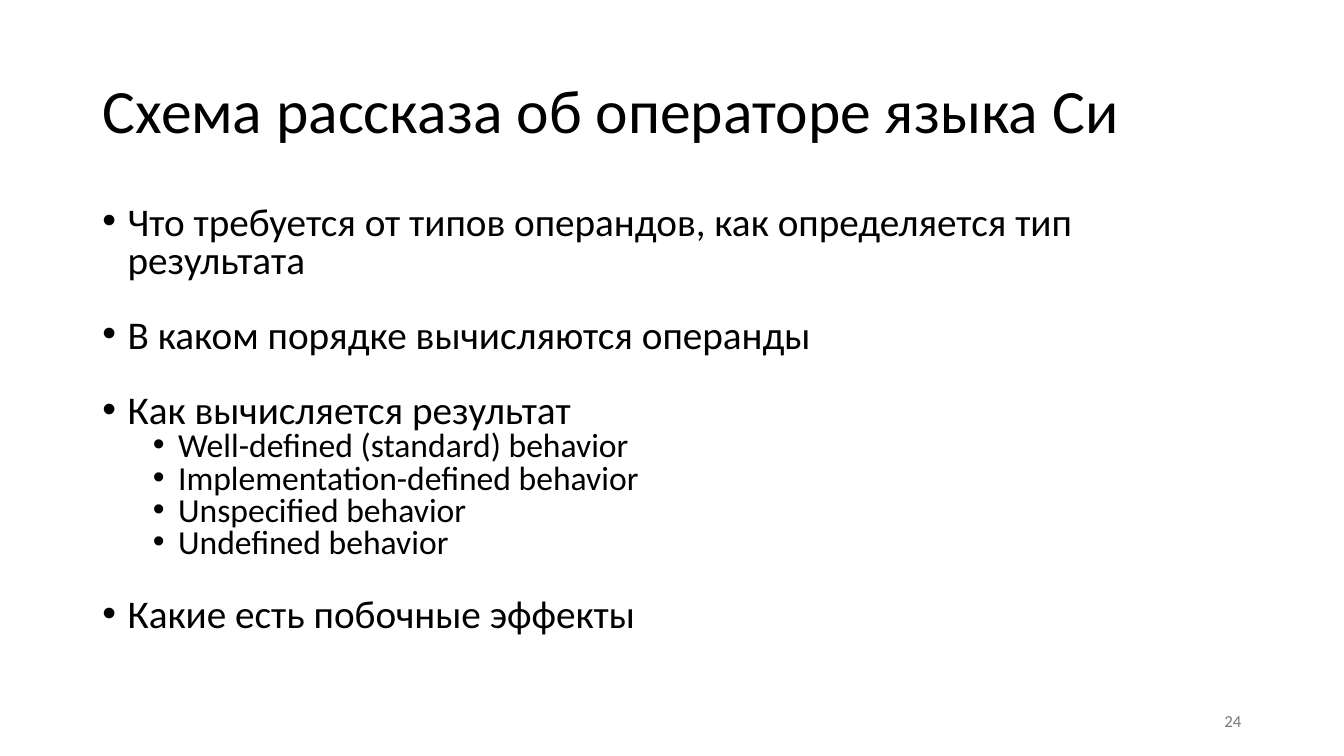
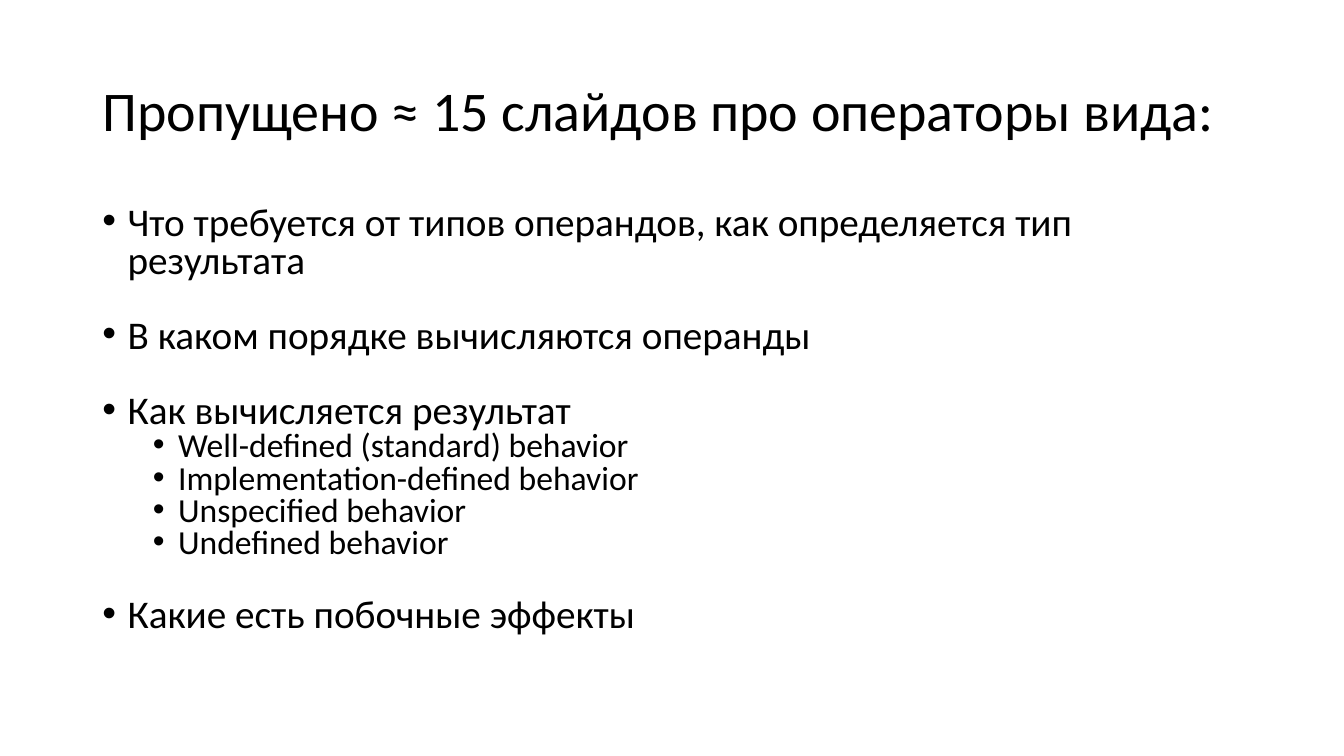
Before and after one commit to Evgueni-Petrov-aka-espetrov/Algorithms-and-Programming-in-C-pptx, a slide deck: slide 11 of 004 Побочные эффекты выражений в Си.pptx (slide 24 before the commit). Drawn at 1344x756 pixels with LibreOffice and Linux fonts; fonts in the diff are those of the drawing. Boxes give left, top, right and bottom in pixels: in the first picture for what was removed or moved away, otherwise in the second. Text is boxed around its words. In the diff, an @@ line names an element or a change of style, - is before the commit and + after.

```diff
--- a/004 Побочные эффекты выражений в Си.pptx
+++ b/004 Побочные эффекты выражений в Си.pptx
@@ title at bbox=[102, 93, 1213, 141]: text changed; size 44 to 40 pt @@
-Схема рассказа об операторе языка Си
+Пропущено ≈ 15 слайдов про операторы вида:
@@ page number removed at bbox=[1224, 716, 1241, 727] @@
-24
```
Also in this commit, not shown: 15 other slides changed.
